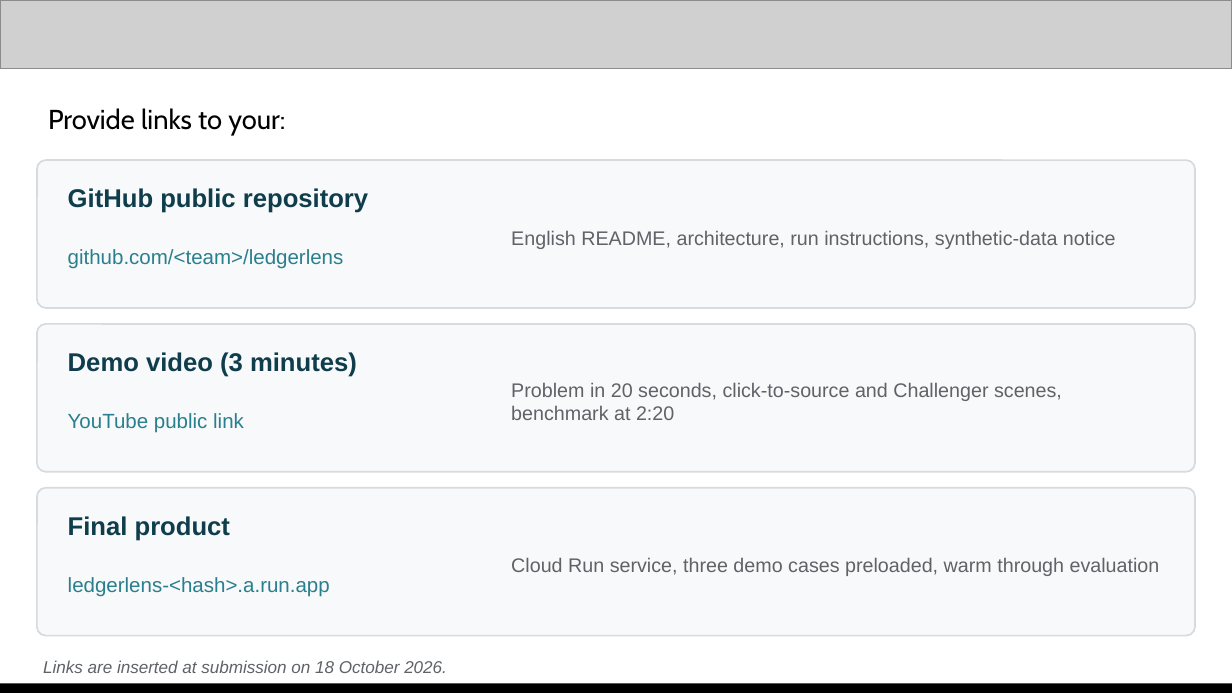
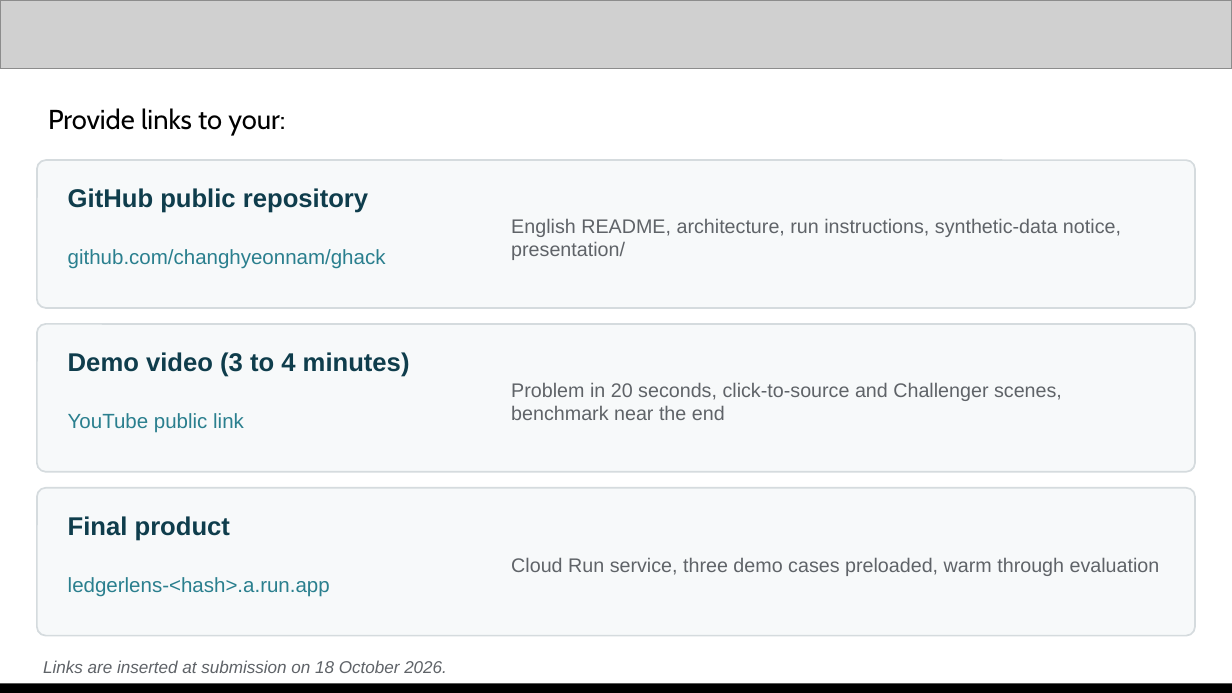
Before and after one commit to changhyeonnam/ghack, a slide deck: slide 14 of presentation/LedgerLens_AI_Builder_Cup_Submission.pptx. Drawn at 1232x693 pixels with LibreOffice and Linux fonts; fonts in the diff are those of the drawing; grey boxes stand for pictures. Boxes give left, top, right and bottom in pixels: in the first picture for what was removed or moved away, otherwise in the second. Text is boxed around its words. In the diff, an @@ line names an element or a change of style, - is before the commit and + after.

```diff
--- a/presentation/LedgerLens_AI_Builder_Cup_Submission.pptx
+++ b/presentation/LedgerLens_AI_Builder_Cup_Submission.pptx
@@ text at bbox=[511, 218, 1121, 260]: text changed @@
-English README, architecture, run instructions, synthetic-data notice
+English README, architecture, run instructions, synthetic-data notice, presentation/
@@ text at bbox=[68, 249, 386, 269]: text changed @@
-github.com/<team>/ledgerlens
+github.com/changhyeonnam/ghack
@@ text at bbox=[68, 352, 410, 377]: text changed @@
-Demo video (3 minutes)
+Demo video (3 to 4 minutes)
@@ text at bbox=[511, 382, 1062, 420]: text changed @@
-Problem in 20 seconds, click-to-source and Challenger scenes, benchmark at 2:20
+Problem in 20 seconds, click-to-source and Challenger scenes, benchmark near the end
```
Also in this commit, not shown: 7 other slides changed, 2 other files.
